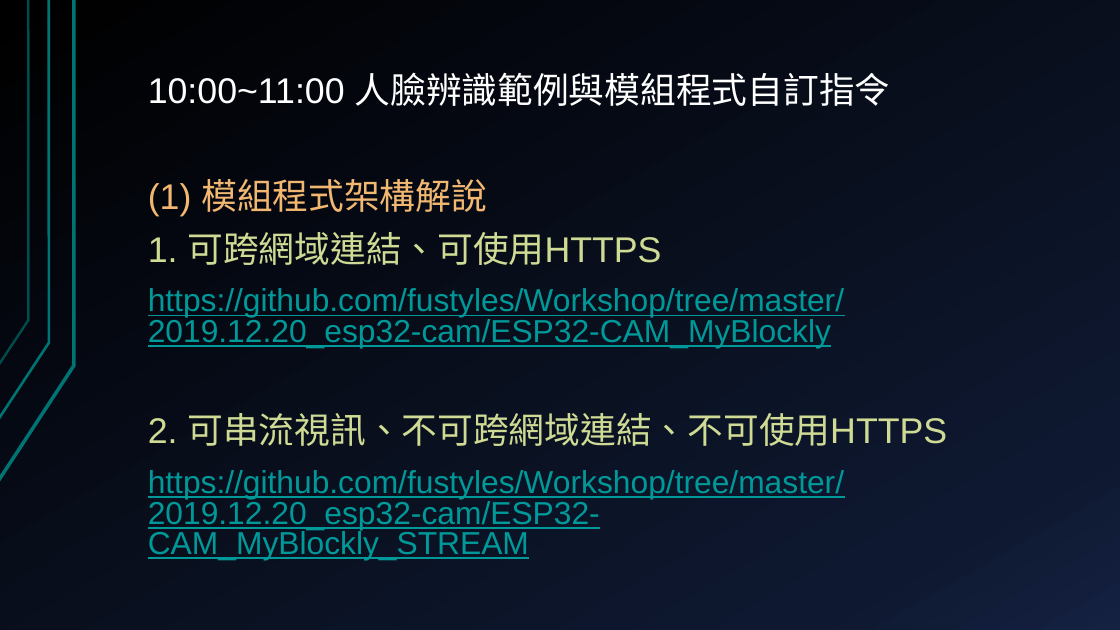
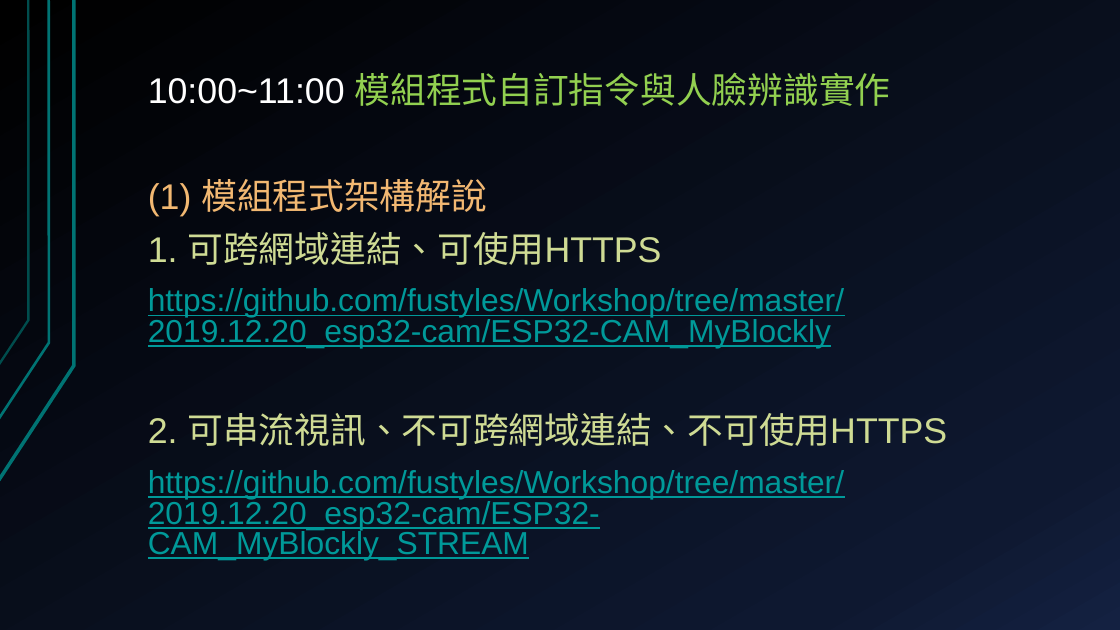
Before and after one commit to deltacod/Workshop, a slide deck: slide 21 of 2019.12.20_esp32-cam/ESP32-CAM-AI影像辨識應用.pptx. Drawn at 1120x630 pixels with LibreOffice and Linux fonts; fonts in the diff are those of the drawing. Boxes give left, top, right and bottom in pixels: in the first picture for what was removed or moved away, otherwise in the second. Text is boxed around its words. In the diff, an @@ line names an element or a change of style, - is before the commit and + after.

```diff
--- a/2019.12.20_esp32-cam/ESP32-CAM-AI影像辨識應用.pptx
+++ b/2019.12.20_esp32-cam/ESP32-CAM-AI影像辨識應用.pptx
@@ text at box(148, 72, 891, 106): text changed; text colour #FFFFFF to #92D050 @@
-10:00~11:00 人臉辨識範例與模組程式自訂指令
+10:00~11:00 模組程式自訂指令與人臉辨識實作
```
Also in this commit, not shown: 3 other slides changed, 1 other file.
